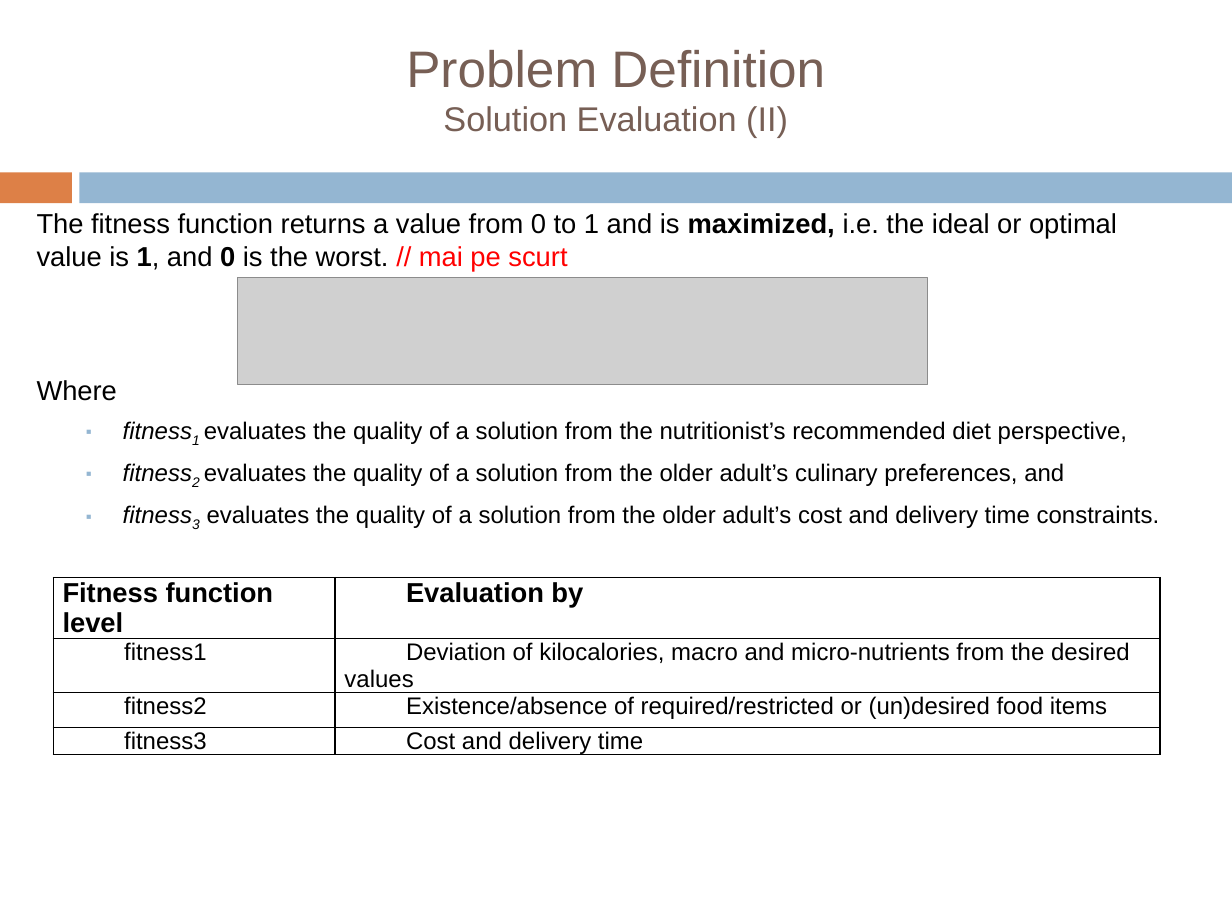
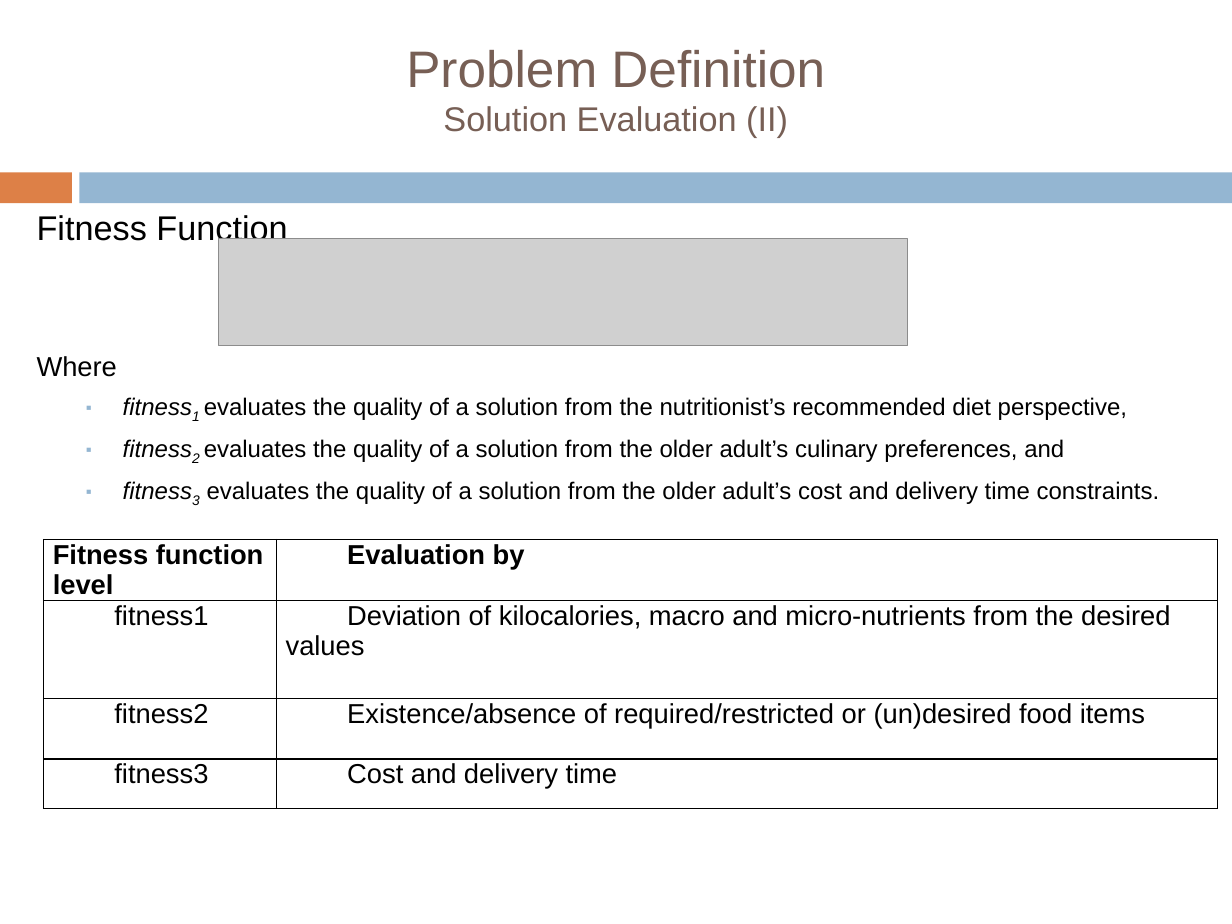
Before and after one commit to tiberiu-b/Diet4EldersDocumentation, a slide deck: slide 14 of Prezentare/TiberiuBoros.pptx. Drawn at 1232x924 pixels with LibreOffice and Linux fonts; fonts in the diff are those of the drawing; grey boxes stand for pictures; background and template pictures are left out. Boxes give left, top, right and bottom in pixels: in the first picture for what was removed or moved away, otherwise in the second. Text is boxed around its words. In the diff, an @@ line names an element or a change of style, - is before the commit and + after.

```diff
--- a/Prezentare/TiberiuBoros.pptx
+++ b/Prezentare/TiberiuBoros.pptx
@@ text at [37,215,287,246]: text changed; size 16 to 20 pt @@
-The fitness function returns a value from 0 to 1 and is maximized, i.e. the ideal or optimal value is 1, and 0 is the worst. // mai pe scurt
+Fitness Function
@@ picture: place and size @@
-picture at [238,277,928,384]
+picture at [218,239,908,346]
@@ table at [43,540,1217,813] @@
@@ size 14 to 16 pt in "fitness1", "Deviation of kilocalories, macro and micro-nutrients from ...", "fitness2", "Existence/absence of required/restricted or (un)desired food ..." and 2 more places @@
@@ table: place and size @@
-table at [53,578,1161,759]
+table at [43,540,1217,813]
```
Also in this commit, not shown: 11 other slides changed, 1 slide removed.
